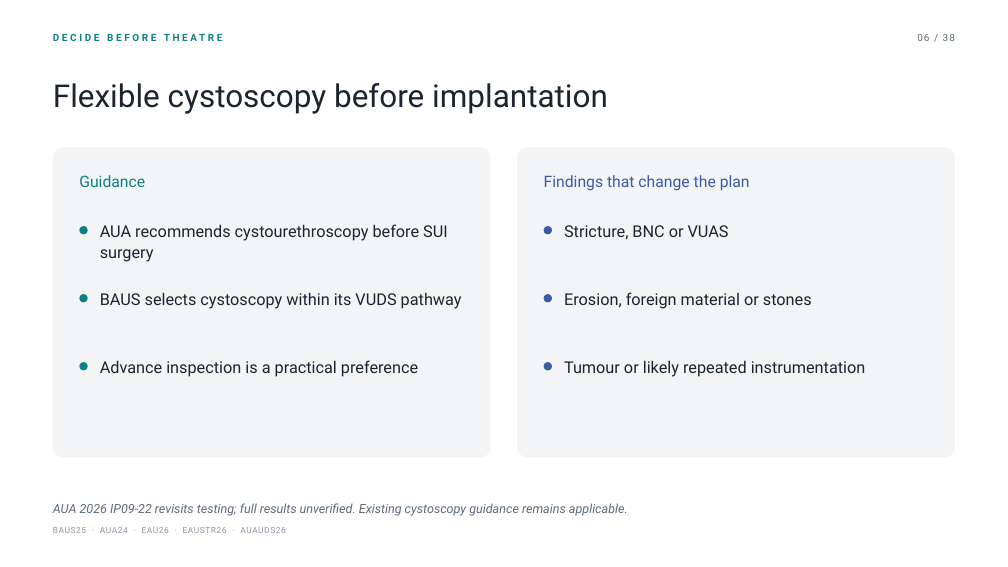
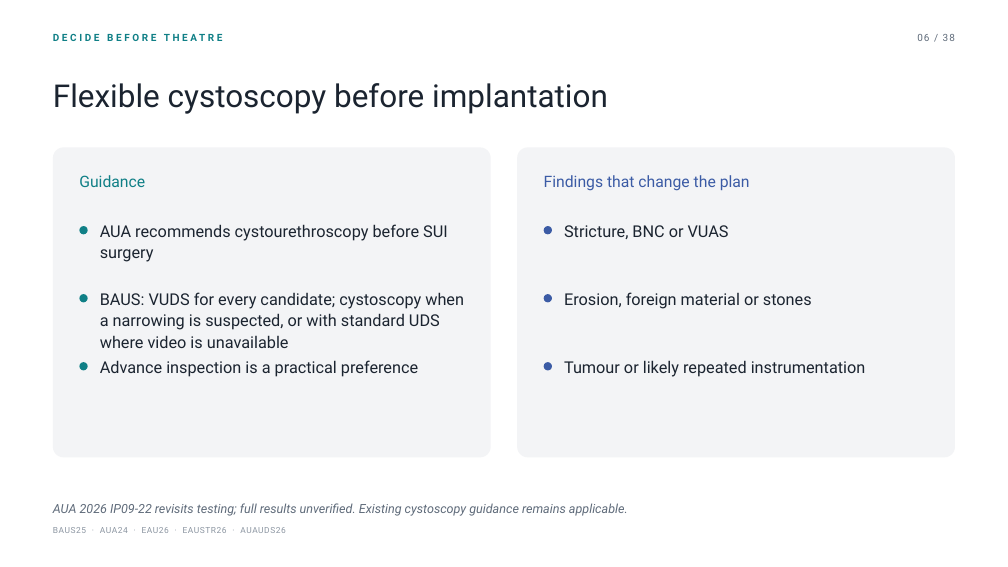
Before and after one commit to nityjr-ctrl/aus-presentation, a slide deck: slide 8 of presentation/AUS-teaching-deck.pptx. Drawn at 1008x567 pixels with LibreOffice and Linux fonts; fonts in the diff are those of the drawing. Boxes give left, top, right and bottom in pixels: in the first picture for what was removed or moved away, otherwise in the second. Text is boxed around its words. In the diff, an @@ line names an element or a change of style, - is before the commit and + after.

```diff
--- a/presentation/AUS-teaching-deck.pptx
+++ b/presentation/AUS-teaching-deck.pptx
@@ text at <box>100,292,464,348</box>: text changed @@
-BAUS selects cystoscopy within its VUDS pathway
+BAUS: VUDS for every candidate; cystoscopy when a narrowing is suspected, or with standard UDS where video is unavailable
```
Also in this commit, not shown: 1 other slide changed, 13 other files.
